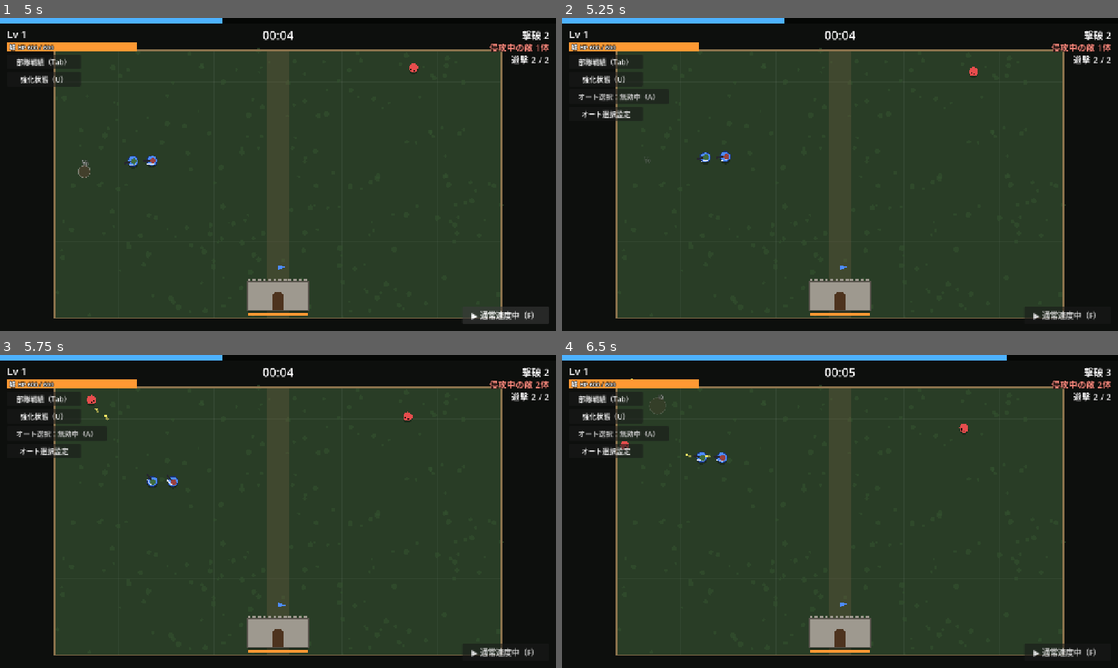
Above: before the commit, frames 1-4 (two rows, left to right).
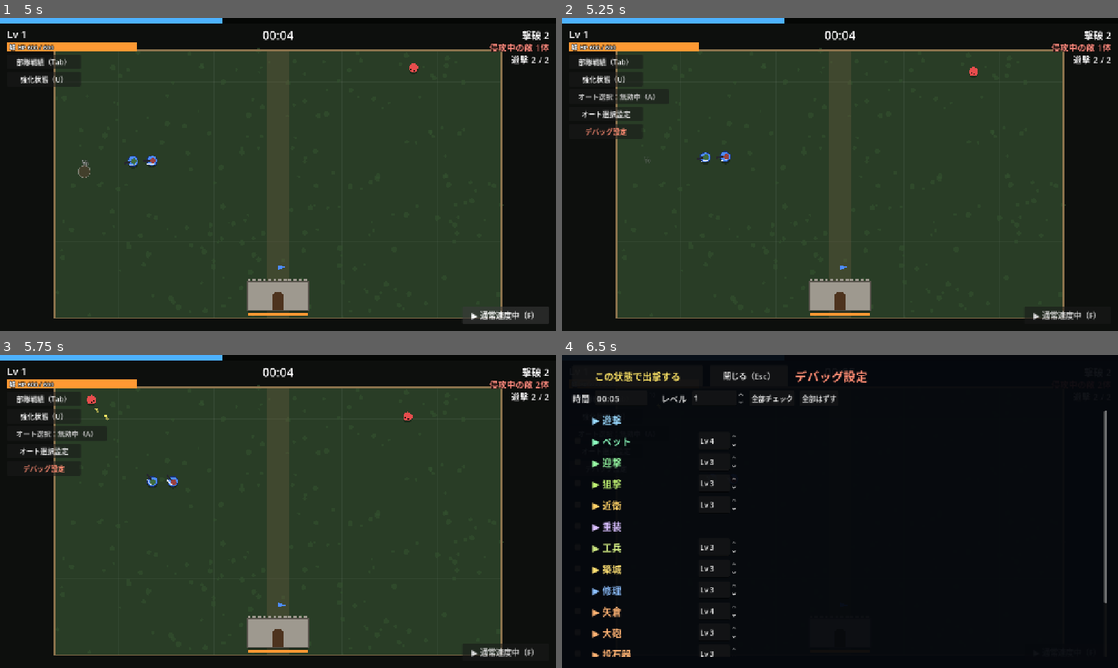
Above: after the commit, the same moments.

Repository: sukepuu/vgnfhusi4v3128904cmtu31
Game: Godot game, scene res://scenes/main.tscn
The game is run twice, just before and just after one commit, with the same random seed, the same clock (stepped at 60 frames per second) and the same inputs.
Inputs (mouse positions are in pixels of both pictures, inside the frame that each line leads up to):
- Up to frame 1 (5 s): click "部隊戦績（Tab）" at 0.5 s; click "閉じる（Tab）" at 1.25 s; click "強化状態（U）" at 2 s; click "閉じる（U）" at 2.75 s; click "▶ 通常速度中（F）" at 3.5 s; click "▶▶ 2倍速中（F）" at 4.25 s
- Up to frame 2 (5.25 s): tap Enter at 5 s; move the mouse to (962, 158) at 5.02 s; tap M at 5.1 s; click (962, 158) at 5.17 s
- Up to frame 3 (5.75 s): no input
- Up to frame 4 (6.5 s): click (606, 467) at 5.75 s, where only the run after the commit has a clickable "デバッグ設定"

Frame 1 is identical in both runs. In frame 2, 0.1% of the frame differs, in the area x 4-15%, y 33-39%; in frame 3, 0.1%; in frame 4, 74%, in the area x 0-99%, y 0-97%.

Commit message:
デバッグ設定メニューを追加（時間・レベル・強化を選んで出撃し直せる）
Co-Authored-By: Claude Opus 5.5 <noreply@anthropic.com>
Claude-Session: https://claude.ai/code/session_011NyugcHQ7VLrKVd7aaRyr2

Diff:
--- /dev/null
+++ b/auto_soldier/scripts/debug_ui.gd
@@ -0,0 +1,289 @@
+extends CanvasLayer
+## デバッグ設定メニュー（デバッグ用。M キーで出るボタンから開く）。
+## 開くと敵を全部消して一時停止し、今の時間・レベル・取った強化をチェックボックスの一覧で出す。
+## 部隊・兵装ごとに折りたたんであり、名前をクリックするとその部隊・兵装にチェックを付けて、下に強化を広げる。
+## 「この状態で出撃する」を押すと、チェックした内容でゲームを最初から作り直して始める（main.debug_start）。
+
+const Upgrades := preload("res://scripts/upgrades.gd")
+
+## 部隊・兵装を出す強化（見出しのチェックボックスになる）。遊撃と城（本体）は最初からあるのでなし
+const UNIT_IDS := {"pet": "pet", "guard": "guard", "sniper": "sniper", "knight": "knight", "heavy": "heavy",
+	"engineer": "engineer", "builder": "builder", "repair": "repairer", "tower": "tower", "cannon": "cannon",
+	"catapult": "catapult", "ballista": "ballista", "frost": "frost"}
+
+var game: Node2D
+var _was_paused := false
+var _time_edit: LineEdit
+var _level_spin: SpinBox
+var _list: VBoxContainer
+## 強化のid → [チェックボックス, レベルのSpinBox（上限1ならnull）]
+var _rows := {}
+## 部隊・兵装のキー → 強化の並び（VBox）
+var _bodies := {}
+var _arrows := {}
+
+
+func _ready() -> void:
+	layer = 31
+	process_mode = Node.PROCESS_MODE_ALWAYS
+	visible = false
+
+	var dim := ColorRect.new()
+	dim.color = Color(0.02, 0.03, 0.05, 0.95)
+	dim.set_anchors_preset(Control.PRESET_FULL_RECT)
+	add_child(dim)
+
+	var margin := MarginContainer.new()
+	margin.set_anchors_preset(Control.PRESET_FULL_RECT)
+	for side in ["left", "right", "top", "bottom"]:
+		margin.add_theme_constant_override("margin_" + side, 24)
+	add_child(margin)
+
+	var box := VBoxContainer.new()
+	box.add_theme_constant_override("separation", 10)
+	margin.add_child(box)
+
+	# 一番上：この状態で出撃する
+	var top := HBoxContainer.new()
+	top.add_theme_constant_override("separation", 16)
+	box.add_child(top)
+	var go := Button.new()
+	go.text = "この状態で出撃する"
+	go.custom_minimum_size = Vector2(300, 48)
+	go.add_theme_font_size_override("font_size", 22)
+	go.add_theme_color_override("font_color", Color(1.0, 0.9, 0.4))
+	go.focus_mode = Control.FOCUS_NONE
+	go.pressed.connect(_sortie)
+	top.add_child(go)
+	var close := Button.new()
+	close.text = "閉じる（Esc）"
+	close.custom_minimum_size = Vector2(180, 48)
+	close.add_theme_font_size_override("font_size", 18)
+	close.focus_mode = Control.FOCUS_NONE
+	close.pressed.connect(close_panel)
+	top.add_child(close)
+	var title := Label.new()
+	title.text = "デバッグ設定"
+	title.add_theme_font_size_override("font_size", 28)
+	title.add_theme_color_override("font_color", Color(1.0, 0.55, 0.45))
+	top.add_child(title)
+
+	# 時間とレベル
+	var info := HBoxContainer.new()
+	info.add_theme_constant_override("separation", 12)
+	box.add_child(info)
+	info.add_child(_label("時間", 20, Color(0.85, 0.85, 0.85)))
+	_time_edit = LineEdit.new()
+	_time_edit.custom_minimum_size = Vector2(120, 0)
+	_time_edit.add_theme_font_size_override("font_size", 20)
+	_time_edit.placeholder_text = "60:52"
+	info.add_child(_time_edit)
+	info.add_child(_label("　レベル", 20, Color(0.85, 0.85, 0.85)))
+	_level_spin = SpinBox.new()
+	_level_spin.min_value = 1
+	_level_spin.max_value = 999
+	_level_spin.custom_minimum_size = Vector2(120, 0)
+	info.add_child(_level_spin)
+	var all_btn := Button.new()
+	all_btn.text = "全部チェック"
+	all_btn.focus_mode = Control.FOCUS_NONE
+	all_btn.pressed.connect(_set_all.bind(true))
+	info.add_child(all_btn)
+	var none_btn := Button.new()
+	none_btn.text = "全部はずす"
+	none_btn.focus_mode = Control.FOCUS_NONE
+	none_btn.pressed.connect(_set_all.bind(false))
+	info.add_child(none_btn)
+
+	# 部隊・兵装ごとの一覧（スクロール）
+	var scroll := ScrollContainer.new()
+	scroll.size_flags_vertical = Control.SIZE_EXPAND_FILL
+	scroll.horizontal_scroll_mode = ScrollContainer.SCROLL_MODE_DISABLED
+	box.add_child(scroll)
+	_list = VBoxContainer.new()
+	_list.size_flags_horizontal = Control.SIZE_EXPAND_FILL
+	_list.add_theme_constant_override("separation", 4)
+	scroll.add_child(_list)
+	_build_list()
+
+
+func _label(text: String, size: int, col: Color) -> Label:
+	var l := Label.new()
+	l.text = text
+	l.add_theme_font_size_override("font_size", size)
+	l.add_theme_color_override("font_color", col)
+	return l
+
+
+## 強化がどの部隊・兵装の欄に入るか
+func _section_of(u: Dictionary) -> String:
+	for key in UNIT_IDS:
+		if UNIT_IDS[key] == u["id"]:
+			return key
+	return Upgrades.groups_of(u)[0]
+
+
+func _build_list() -> void:
+	var items := {}
+	for u in Upgrades.LIST + Upgrades.SPECIAL:
+		var key := _section_of(u)
+		if UNIT_IDS.get(key, "") == u["id"]:
+			continue
+		if not items.has(key):
+			items[key] = []
+		items[key].append(u)
+	for entry in Upgrades.GROUPS:
+		var key: String = entry[1]
+		var cat_key: String = key if Upgrades.CAT_COLOR.has(key) else "castle"
+		var col: Color = Upgrades.CAT_COLOR[cat_key]
+		# 見出し：[チェック（部隊・兵装そのもの）] [▶ 名前（クリックで開く）] [レベル]
+		var head := HBoxContainer.new()
+		head.add_theme_constant_override("separation", 8)
+		_list.add_child(head)
+		var unit_id: String = UNIT_IDS.get(key, "")
+		if unit_id != "":
+			_add_check(head, _find(unit_id))
+		else:
+			var pad := Control.new()
+			pad.custom_minimum_size = Vector2(34, 0)
+			head.add_child(pad)
+		var btn := Button.new()
+		btn.flat = true
+		btn.focus_mode = Control.FOCUS_NONE
+		btn.alignment = HORIZONTAL_ALIGNMENT_LEFT
+		btn.add_theme_font_size_override("font_size", 22)
+		btn.add_theme_color_override("font_color", col)
+		btn.add_theme_color_override("font_hover_color", col.lightened(0.3))
+		btn.custom_minimum_size = Vector2(240, 0)
+		btn.pressed.connect(_on_head.bind(key))
+		head.add_child(btn)
+		_arrows[key] = [btn, entry[0]]
+		if unit_id != "":
+			_add_spin(head, _find(unit_id))
+		# 中身（ふだんは閉じている）。3列に並べる
+		var body := GridContainer.new()
+		body.columns = 3
+		body.add_theme_constant_override("h_separation", 24)
+		body.visible = false
+		var indent := MarginContainer.new()
+		indent.add_theme_constant_override("margin_left", 48)
+		indent.add_child(body)
+		_list.add_child(indent)
+		_bodies[key] = body
+		for u in items.get(key, []):
+			var cell := HBoxContainer.new()
+			cell.add_theme_constant_override("separation", 4)
+			cell.custom_minimum_size = Vector2(380, 0)
+			body.add_child(cell)
+			_add_check(cell, u)
+			var name_l := _label(("★" if u.get("special", false) else "") + u["name"], 16,
+				Color(1.0, 0.85, 0.45) if u.get("special", false) else Color(0.9, 0.9, 0.9))
+			name_l.tooltip_text = u["desc"]
+			name_l.mouse_filter = Control.MOUSE_FILTER_PASS
+			cell.add_child(name_l)
+			_add_spin(cell, u)
+		_update_arrow(key)
+
+
+func _find(id: String) -> Dictionary:
+	for u in Upgrades.LIST + Upgrades.SPECIAL:
+		if u["id"] == id:
+			return u
+	return {}
+
+
+func _add_check(parent: Control, u: Dictionary) -> void:
+	var c := CheckBox.new()
+	c.focus_mode = Control.FOCUS_NONE
+	c.custom_minimum_size = Vector2(34, 28)
+	parent.add_child(c)
+	_rows[u["id"]] = [c, null]
+
+
+## 上限が2以上の強化には、取ったレベルを選ぶ欄を付ける
+func _add_spin(parent: Control, u: Dictionary) -> void:
+	if int(u["max"]) <= 1:
+		return
+	var s := SpinBox.new()
+	s.min_value = 1
+	s.max_value = int(u["max"])
+	s.prefix = "Lv"
+	s.custom_minimum_size = Vector2(90, 0)
+	parent.add_child(s)
+	_rows[u["id"]][1] = s
+	# レベルを変えたら、その強化を取ったことにする
+	s.value_changed.connect(func(_v: float) -> void: _rows[u["id"]][0].button_pressed = true)
+
+
+## 見出しをクリック：部隊・兵装にチェックを付けて、中身を開く（開いていたら閉じる）
+func _on_head(key: String) -> void:
+	var body: Control = _bodies[key]
+	body.visible = not body.visible
+	if body.visible and UNIT_IDS.has(key):
+		_rows[UNIT_IDS[key]][0].button_pressed = true
+	_update_arrow(key)
+
+
+func _update_arrow(key: String) -> void:
+	var a: Array = _arrows[key]
+	a[0].text = ("▼ " if _bodies[key].visible else "▶ ") + a[1]
+
+
+func _set_all(on: bool) -> void:
+	for id in _rows:
+		_rows[id][0].button_pressed = on
+		if on and _rows[id][1] != null:
+			_rows[id][1].set_value_no_signal(_rows[id][1].max_value)
+
+
+## 今のゲームの状態を一覧に入れる
+func _refresh() -> void:
+	var t := int(game.elapsed)
+	_time_edit.text = "%02d:%02d" % [t / 60, t % 60]
+	_level_spin.set_value_no_signal(game.level)
+	for id in _rows:
+		var lv: int = int(game.upgrade_levels.get(id, 0))
+		_rows[id][0].set_pressed_no_signal(lv > 0)
+		if _rows[id][1] != null:
+			_rows[id][1].set_value_no_signal(lv if lv > 0 else _rows[id][1].max_value)
+
+
+## "60:52" → 秒（"1:00:52" や、分だけの "60" も読める）
+func _parse_time(text: String) -> float:
+	var parts := text.strip_edges().split(":")
+	var sec := 0.0
+	for p in parts:
+		sec = sec * 60.0 + float(p.to_int())
+	if parts.size() == 1:
+		sec *= 60.0
+	return maxf(sec, 0.0)
+
+
+func _sortie() -> void:
+	var levels := {}
+	for id in _rows:
+		if _rows[id][0].button_pressed:
+			levels[id] = int(_rows[id][1].value) if _rows[id][1] != null else 1
+	game.start_debug({"elapsed": _parse_time(_time_edit.text), "level": int(_level_spin.value), "levels": levels})
+
+
+func open_panel() -> void:
+	if visible:
+		return
+	_was_paused = get_tree().paused
+	get_tree().paused = true
+	_refresh()
+	visible = true
+
+
+func close_panel() -> void:
+	if not visible:
+		return
+	visible = false
+	get_tree().paused = _was_paused
+
+
+func _unhandled_input(event: InputEvent) -> void:
+	if visible and event is InputEventKey and event.pressed and not event.echo and event.keycode == KEY_ESCAPE:
+		get_viewport().set_input_as_handled()
+		close_panel()
--- a/auto_soldier/scripts/hud.gd
+++ b/auto_soldier/scripts/hud.gd
@@ -29,6 +29,7 @@
 var _banner_left := 0.0
 var _auto_btn: Button
 var _auto_set_btn: Button
+var _debug_btn: Button
 ## デバッグ用：オート選択のボタンを表示しているか（M キーで切り替え。ふだんは隠しておく）
 static var debug_auto_visible := false
 var _speed_btn: Button
@@ -217,9 +218,20 @@
 	_auto_set_btn.focus_mode = Control.FOCUS_NONE
 	_auto_set_btn.pressed.connect(func() -> void: game.toggle_auto_pick_settings())
 	root.add_child(_auto_set_btn)
-	# オート選択まわりはデバッグ用。ふだんは隠しておく（M キーで表示）
+	# デバッグ設定ボタン（オート選択設定ボタンの下）
+	_debug_btn = Button.new()
+	_debug_btn.text = "デバッグ設定"
+	_debug_btn.add_theme_font_size_override("font_size", 16)
+	_debug_btn.add_theme_color_override("font_color", Color(1.0, 0.55, 0.45))
+	_debug_btn.position = Vector2(16, 244)
+	_debug_btn.size = Vector2(170, 34)
+	_debug_btn.focus_mode = Control.FOCUS_NONE
+	_debug_btn.pressed.connect(func() -> void: game.open_debug())
+	root.add_child(_debug_btn)
+	# オート選択まわりとデバッグ設定はデバッグ用。ふだんは隠しておく（M キーで表示）
 	_auto_btn.visible = debug_auto_visible
 	_auto_set_btn.visible = debug_auto_visible
+	_debug_btn.visible = debug_auto_visible
 
 	# 速度切り替えボタン（画面右下）
 	_speed_btn = Button.new()
@@ -470,6 +482,7 @@
 		debug_auto_visible = not debug_auto_visible
 		_auto_btn.visible = debug_auto_visible
 		_auto_set_btn.visible = debug_auto_visible
+		_debug_btn.visible = debug_auto_visible
 	elif event is InputEventKey and event.pressed and not event.echo and event.keycode == KEY_F and not _game_over.visible:
 		get_viewport().set_input_as_handled()
 		game.toggle_speed()
--- a/auto_soldier/scripts/main.gd
+++ b/auto_soldier/scripts/main.gd
@@ -37,6 +37,7 @@
 const FunSpecialsScript := preload("res://scripts/fun_specials.gd")
 const FunFxScript := preload("res://scripts/fun_fx.gd")
 const SummaryScript := preload("res://scripts/summary_ui.gd")
+const DebugUIScript := preload("res://scripts/debug_ui.gd")
 ## このレベルごとに特別強化の3択が出る
 const SPECIAL_EVERY := 5
 
@@ -66,6 +67,9 @@
 var auto_pick_ui: CanvasLayer
 ## ゲームオーバー時の戦績まとめ画面
 var summary_ui: CanvasLayer
+var debug_ui: CanvasLayer
+## デバッグ設定メニューの「この状態で出撃する」の内容（作り直したあとの _ready で使って空にする）
+static var debug_start := {}
 ## 部隊戦績（個体ごとの与ダメージ・被ダメージなど）。new_record() で追加する
 var records: Array = []
 
@@ -238,6 +242,13 @@
 	summary_ui.game = self
 	add_child(summary_ui)
 
+	debug_ui = DebugUIScript.new()
+	debug_ui.game = self
+	add_child(debug_ui)
+	if not debug_start.is_empty():
+		_apply_debug_start.call_deferred(debug_start)
+		debug_start = {}
+
 	queue_redraw()
 
 
@@ -1127,6 +1138,67 @@
 	hud.show_game_over()
 
 
+# ---------------------------------------------------------------- デバッグ
+
+## デバッグ設定メニューを開く（敵を全部消してから）
+func open_debug() -> void:
+	if level_up_ui.visible or game_over:
+		return
+	stats_ui.close_panel()
+	upgrades_ui.close_panel()
+	auto_pick_ui.close_panel()
+	for e in get_tree().get_nodes_in_group("enemies"):
+		if is_instance_valid(e) and not e.dead:
+			e.dead = true
+			e.remove_from_group("enemies")
+			e.queue_free()
+	for b in get_tree().get_nodes_in_group("enemy_bullets"):
+		b.queue_free()
+	boss = null
+	enemies_cache = []
+	debug_ui.open_panel()
+
+
+## デバッグ設定の内容で、ゲームを最初から作り直して始める
+func start_debug(cfg: Dictionary) -> void:
+	debug_start = cfg
+	restart()
+
+
+func _apply_debug_start(cfg: Dictionary) -> void:
+	elapsed = float(cfg["elapsed"])
+	level = int(cfg["level"])
+	xp = 0
+	_xp_frac = 0.0
+	xp_to_next = xp_needed(level)
+	# ボスの出現順・強さの段階、大司教・大群の時刻を、このレベル・時間に合わせる
+	var n_boss := 0
+	for lv in range(BOSS_EVERY, level + 1, BOSS_EVERY):
+		n_boss += 3 if lv >= TRIPLE_BOSS_FROM else (2 if lv >= DOUBLE_BOSS_FROM else 1)
+	if n_boss > BOSS_CURVE_UNTIL:
+		# 7体目のボスが出たころ（今のレベルの割合で見積もった時間）のHP倍率をもとにする
+		var keep := elapsed
+		elapsed = keep * float(BOSS_CURVE_UNTIL * BOSS_EVERY) / float(level)
+		bosses_spawned = BOSS_CURVE_UNTIL
+		_boss_hp_mult()
+		elapsed = keep
+	bosses_spawned = n_boss
+	_next_bishop = (floorf(elapsed / BISHOP_EVERY) + 1.0) * BISHOP_EVERY
+	_next_wave = (floorf(elapsed / 50.0) + 1.0) * 50.0
+	# 強化は、取る前の強化（req）がそろう順に、レベル1から順番に入れる
+	var want: Dictionary = cfg["levels"]
+	for u in Upgrades.LIST + Upgrades.SPECIAL:
+		if u.has("req") and not want.has(u["req"]) and want.has(u["id"]):
+			want[u["req"]] = 1
+	for u in Upgrades.LIST + Upgrades.SPECIAL:
+		var id: String = u["id"]
+		for lv in range(1, int(want.get(id, 0)) + 1):
+			upgrade_levels[id] = lv
+			Upgrades.apply(id, lv, self)
+	hud.show_notice("デバッグ：%02d:%02d・Lv%d で出撃" % [int(elapsed) / 60, int(elapsed) % 60, level])
+	hud.refresh()
+
+
 func restart() -> void:
 	get_tree().paused = false
 	get_tree().reload_current_scene()
Not shown, added: auto_soldier/scripts/debug_ui.gd.uid
